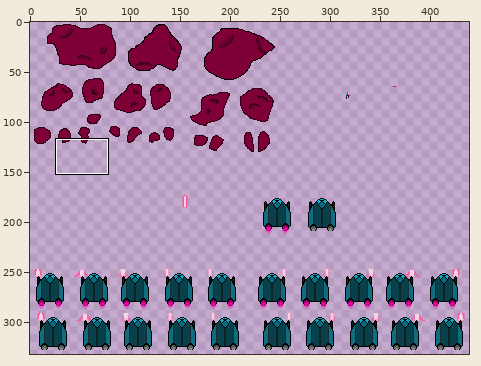
Sprite sheet, stored at Assets/spreadsheet.png. The first picture is a wide view before the edit; the outline marks the close-up.
Close-up. Before:
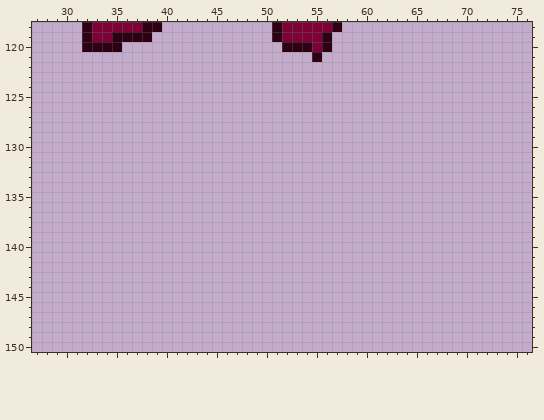
The file is 500x500 pixels. Pixels under 10% opacity are left out. Colours within 5 levels of each other are drawn and written as one. Shown: x 27..76, y 118..150. The wide view leaves out empty margins.
Now the later version:
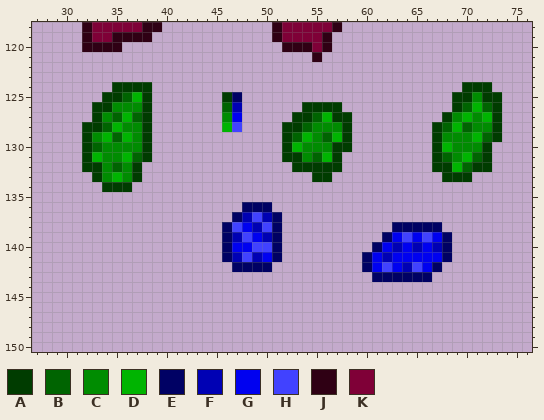
Palette (. is transparent): A #003c00  B #006401  C #008c01  D #00b401  E #000164  F #0001b4  G #0001f0  H #4142ff  J #2f0014  K #7f0037
Difference:
Colour A now appears in row 124 at x 35 to 38 and 70 to 72; in row 125 at x 34 to 35, 38, 46, 69 to 70 and 72 to 73; in row 126 at x 33 to 34, 38, 54 to 57, 69 and 73; in row 127 at x 33, 38, 53 to 54, 57 to 58, 68 and 73; in row 128 at x 32 to 33, 38, 52 to 53, 58, 67 and 73; in row 129 at x 32, 38, 52, 58, 67 and 73.
Colour A now appears in row 130 at x 32, 38, 52, 57 to 58, 67 and 72; in row 131 at x 32, 38, 52 to 53, 57, 67 and 72; in row 132 at x 32 to 33, 37, 53 to 57, 67 to 68 and 71 to 72; in row 133 at x 33, 37, 55 to 56 and 68 to 70; in row 134 at x 34 to 36.
Colour B now appears in row 125 at x 36; in row 126 at x 46, 70 and 72; in row 127 at x 35, 37 and 55; in row 128 at x 34, 54, 68 and 70; in row 129 at x 35, 53, 56 and 72; in row 130 at x 33.
Colour B now appears in row 131 at x 37, 55, 68 and 71; in row 132 at x 35 and 70.
Colour C now appears in row 125 at x 71; in row 126 at x 35 to 37; in row 127 at x 34, 46, 69 and 71; in row 128 at x 36 to 37, 55 to 57 and 71 to 72; in row 129 at x 33, 37, 55 and 68 to 70; in row 130 at x 34 to 37, 54 to 56 and 69 to 71.
Colour C now appears in row 131 at x 34 to 35, 54 and 69; in rows 132 to 133 at x 34 and 36.
Colour D now appears in row 125 at x 37; in row 126 at x 71; in row 127 at x 36, 56, 70 and 72; in row 128 at x 35, 46 and 69; in row 129 at x 34, 36, 54, 57 and 71; in row 130 at x 53 and 68.
Colour D now appears in row 131 at x 33, 36, 56 and 70; in row 132 at x 69; in row 133 at x 35.
Colour E now appears in row 125 at x 47; in row 136 at x 48 to 50; in row 137 at x 47 and 51; in row 138 at x 46, 51 and 63 to 67; in row 139 at x 46, 51, 62 and 68; in row 140 at x 46, 51, 61 and 68.
Colour E now appears in row 141 at x 46, 51, 60 and 68; in row 142 at x 47 to 50, 60 and 67; in row 143 at x 61 to 66.
Colour F now appears in row 126 at x 47; in row 137 at x 48 and 50; in row 138 at x 49; in row 139 at x 47 and 50; in row 140 at x 63, 65 and 67; in row 141 at x 47, 49 and 62.
Colour F now appears in row 142 at x 64.
Colour G now appears in row 127 at x 47; in row 138 at x 48; in row 139 at x 49, 63, 65 and 67; in row 140 at x 47 to 48, 62, 64 and 66; in row 141 at x 50, 61 and 63 to 67; in row 142 at x 61, 63 and 66.
Colour H now appears in row 128 at x 47; in row 137 at x 49; in row 138 at x 47 and 50; in row 139 at x 48, 64 and 66; in row 140 at x 49 to 50; in row 141 at x 48.
Colour H now appears in row 142 at x 62 and 65.
Changed places in both close-ups, as pixel boxes (x1, y1, x2, y2):
added: (82, 82, 152, 192)
added: (362, 82, 502, 282)
added: (222, 92, 352, 272)
